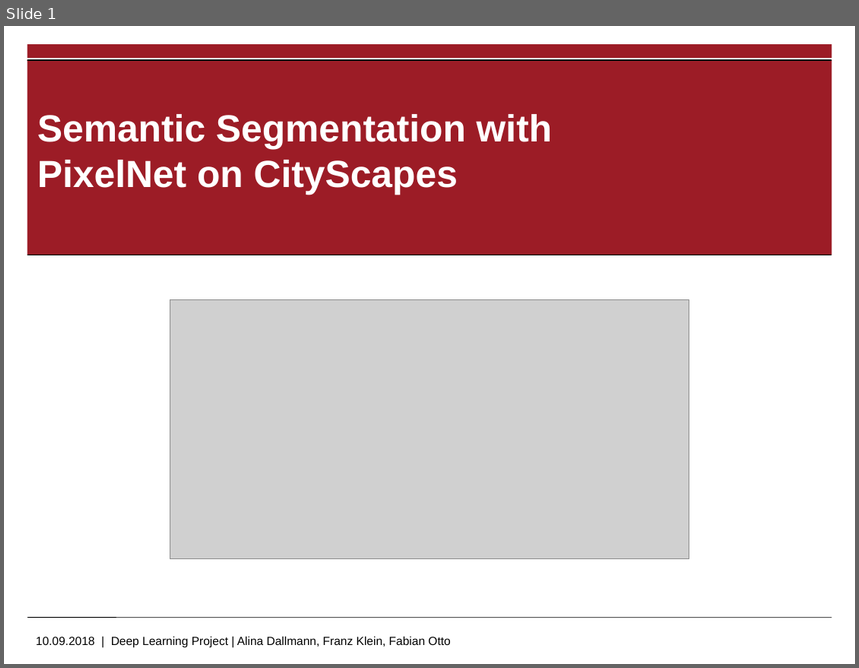
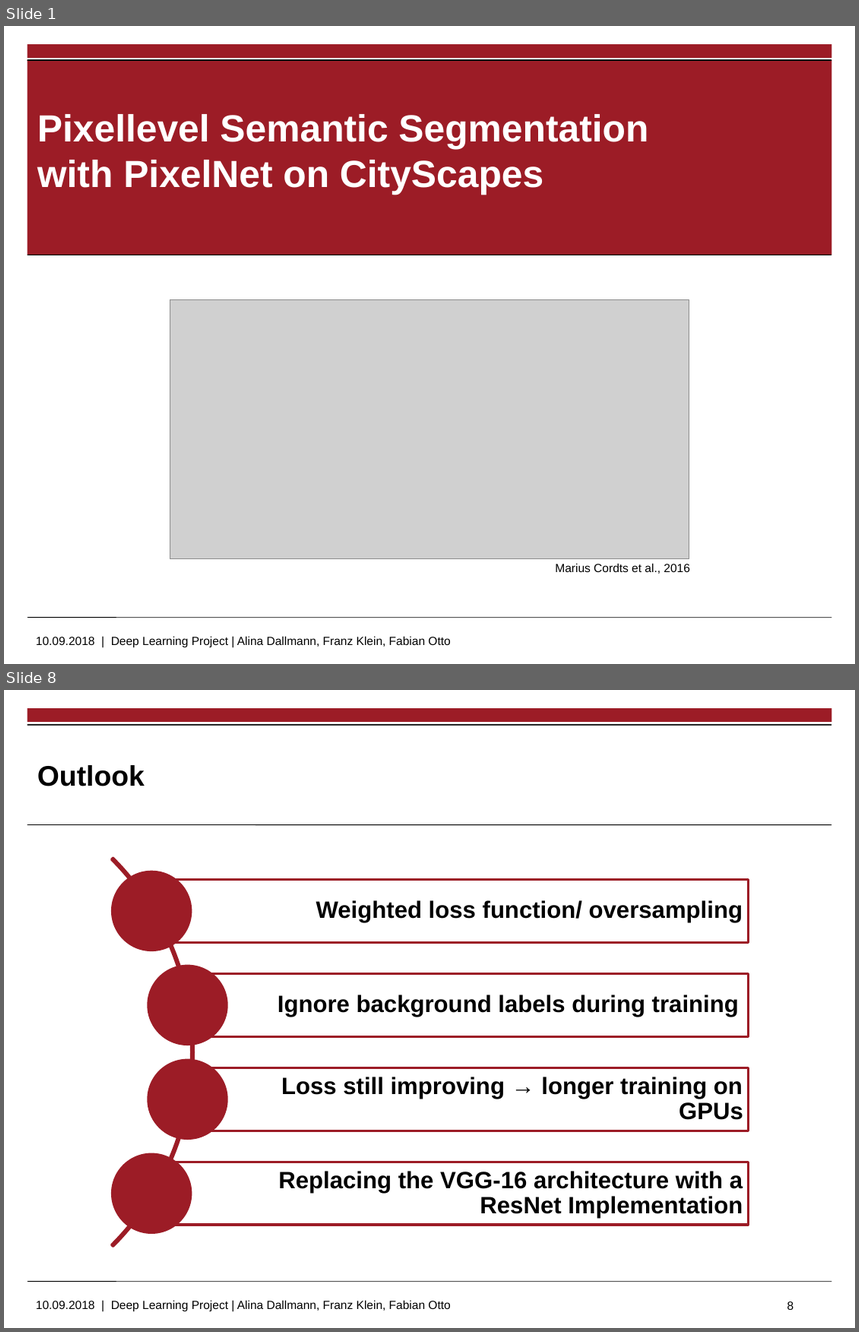
Before and after one commit to ottofabian/DeepLearning_Project, a slide deck: Project Presentation.pptx. Shown one above the other, each under a label of ours: slide 1 before the commit, slides 1 and 8 after it; the slides between them are not shown. The pictures are 859x668 and 859x1332 pixels, drawn with LibreOffice and Linux fonts; fonts in the diff are those of the drawing; grey boxes stand for pictures; background and template pictures are left out. Boxes give left, top, right and bottom in pixels: in the first picture for what was removed or moved away, otherwise in the second. Text is boxed around its words. In the diff, an @@ line names an element or a change of style, - is before the commit and + after.

```diff
--- a/Project Presentation.pptx
+++ b/Project Presentation.pptx
@@ slide 8 added at [4, 690, 855, 1328], background #FFFFFF; not listed: 3 template elements that a slide beside it also shows @@
@@ rectangle added at [27, 724, 832, 726], fill #000000 @@
@@ title added at [37, 765, 145, 787], 24 pt, text #000000, bold @@
+Outlook
@@ line added from (27, 825) to (832, 825), #000000 0.6 pt @@
@@ group added at [4, 777, 749, 1328]: 4 rectangles, 4 texts, 4 ellipses, 1 arch (boxed as its full ring) @@
+Weighted loss function/ oversampling
+Ignore background labels during training
+Loss still improving → longer training on GPUs
+Replacing the VGG-16 architecture with a ResNet Implementation
@@ page number added at [788, 1302, 794, 1310], 10 pt, text #000000 @@
+8
@@ slide 1 changed as well @@
@@ title at [37, 114, 648, 195]: text changed @@
-Semantic Segmentation with PixelNet on CityScapes
+Pixellevel Semantic Segmentation with PixelNet on CityScapes
@@ text added at [555, 563, 690, 574], 10 pt, text #000000 @@
+Marius Cordts et al., 2016
```
Also in this commit, not shown: 2 other slides changed, 6 other slides added, 7 slides removed, 1 other file.
